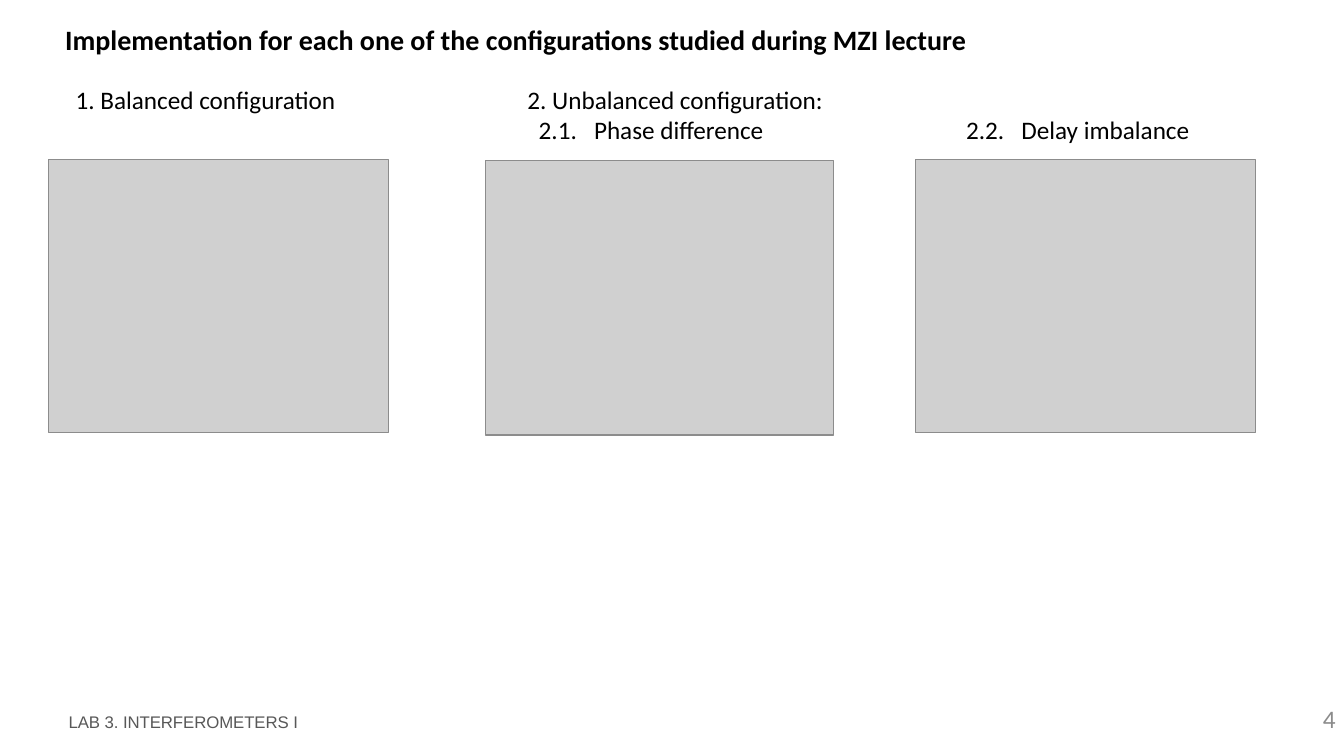
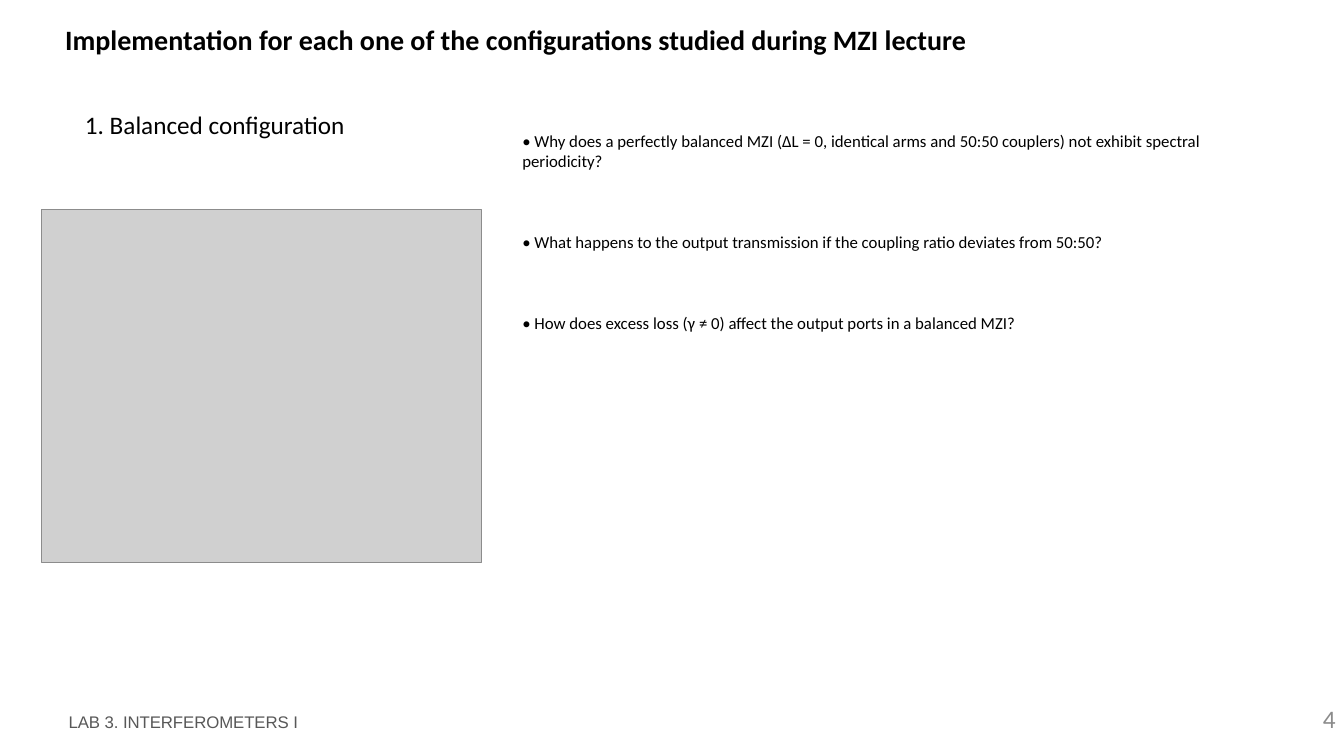
Before and after one commit to snacmuo/pic-upv-lab3, a slide deck: slide 4 of LabBook_3.pptx. Drawn at 1344x756 pixels with LibreOffice and Linux fonts; fonts in the diff are those of the drawing; grey boxes stand for pictures; background and template pictures are left out. Boxes give left, top, right and bottom in pixels: in the first picture for what was removed or moved away, otherwise in the second. Text is boxed around its words. In the diff, an @@ line names an element or a change of style, - is before the commit and + after.

```diff
--- a/LabBook_3.pptx
+++ b/LabBook_3.pptx
@@ text "1. Balanced configuration": place and size @@
-text "1. Balanced configuration" at <box>76,91,335,114</box>
+text "1. Balanced configuration" at <box>85,116,345,139</box>
@@ text removed at <box>527,91,823,140</box> @@
-  2. Unbalanced configuration:
-  2.1. Phase difference
@@ text added at <box>522,135,1200,332</box>, 12 pt, text #000000 @@
+• Why does a perfectly balanced MZI (ΔL = 0, identical arms and 50:50 couplers) not exhibit spectral periodicity?
+• What happens to the output transmission if the coupling ratio deviates from 50:50?
+• How does excess loss (γ ≠ 0) affect the output ports in a balanced MZI?
@@ text removed at <box>966,121,1189,143</box> @@
-  2.2. Delay imbalance
@@ picture removed at <box>486,160,834,436</box> @@
@@ picture removed at <box>915,159,1255,432</box> @@
@@ picture: place and size @@
-picture at <box>48,159,388,432</box>
+picture at <box>42,210,482,563</box>
```
Also in this commit, not shown: 4 slides added, 1 other file.
